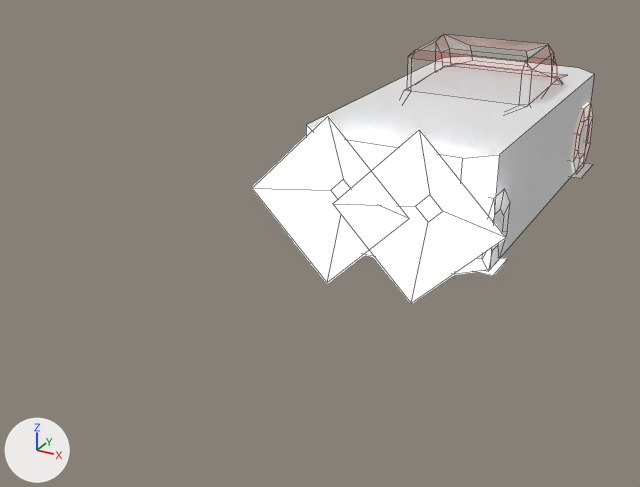
What one commit did to the FBX model Assets/FBX/Cars/Rattle/Rattle.fbx.
Before and after are seen from a camera (50 mm lens) standing at (5.09, -14.32, 5.64) and looking at (-0.87, -3.5, 0.22). Lighting does not change. The marker at lower left points along +X, +Y and +Z. Mesh edges are drawn as thin lines. Where no turn or scale is listed for an object, it has been applied to the vertices.

The scene before the commit, as lines of its bpy script (objects in view):
```python
me_cube = bpy.data.meshes.new('Cube')
me_cube.from_pydata(...)  # 728 vertices, 688 faces; spans x -2.01..2.01, y -3.58..3.4, z -0.37..2.55
# faces by material slot: [680, 8]
me_cube.materials.append(mat_retroatlasuniversal)
me_cube.materials.append(mat_retroatlasgodray)  # white #e7e7e7
me_cube_002 = bpy.data.meshes.new('Cube.002')
me_cube_002.from_pydata(...)  # 16 vertices, 10 faces; spans x -1.55..1.55, y -3.09..3.4, z 0.0..1.78
ob_rattle1 = bpy.data.objects.new('rattle1', me_cube)
ob_rattle1.location = (0.0, 0.0, 0.0)
ob_rattle_cldr = bpy.data.objects.new('rattle_cldr', me_cube_002)
ob_rattle_cldr.location = (0.0, 0.0, 0.0)
```
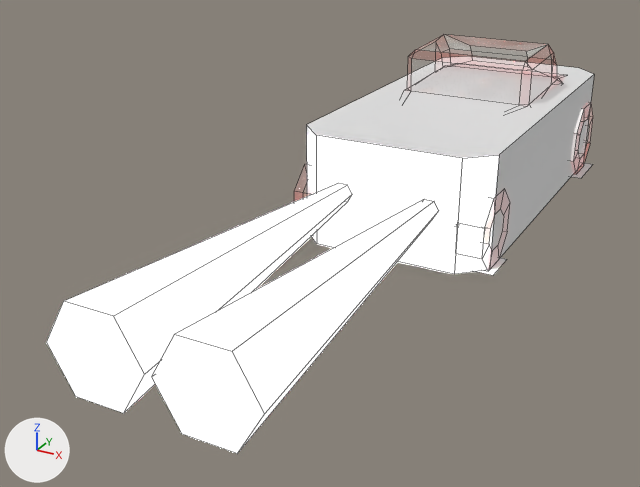
Patch to the scene script:
```diff
--- a/Assets/FBX/Cars/Rattle/Rattle.fbx.py
+++ b/Assets/FBX/Cars/Rattle/Rattle.fbx.py
@@ me_cube @@
 # used by ob_rattle1; location = (0.0, 0.0, 0.0)
-me_cube.from_pydata(...)  # 728 vertices, 688 faces; spans x -2.01..2.01, y -3.58..3.4, z -0.37..2.55
+me_cube.from_pydata(...)  # 736 vertices, 696 faces; spans x -1.61..1.61, y -8.58..3.4, z 0.0..2.55
+# me_cube part 1: a new loose piece, a 6-sided cut cone along y (radius 0.65 at the low end, 0.15 at the high end) spanning x 0.04..1.35, y -8.58..-3.08, z 0.38..1.5, in mat_retroatlasgodray (white #e7e7e7)
+# me_cube part 2: a new loose piece, a 6-sided cut cone along y (radius 0.65 at the low end, 0.15 at the high end) spanning x -1.35..-0.04, y -8.58..-3.08, z 0.38..1.5, in mat_retroatlasgodray (white #e7e7e7)
+# me_cube part 3: the loose piece of 8 vertices spanning x -2.01..0.61, y -3.58..-3.08, z -0.37..2.25 is deleted
+# me_cube part 4: the loose piece of 8 vertices spanning x -0.61..2.01, y -3.58..-3.08, z -0.37..2.25 is deleted
 me_cube.materials.append(mat_retroatlasuniversal)
```

Changed parts and their boxes [x1, y1, x2, y2] in the pictures (640 x 487 px):
'rattle1', reshaped: before [253, 116, 505, 303]; after [47, 184, 438, 453]
part 1 of me_cube, added: after [152, 200, 438, 453]
part 2 of me_cube, added: after [47, 184, 352, 413]
part 3 of me_cube, deleted: before [253, 116, 409, 283]
part 4 of me_cube, deleted: before [333, 130, 505, 303]
